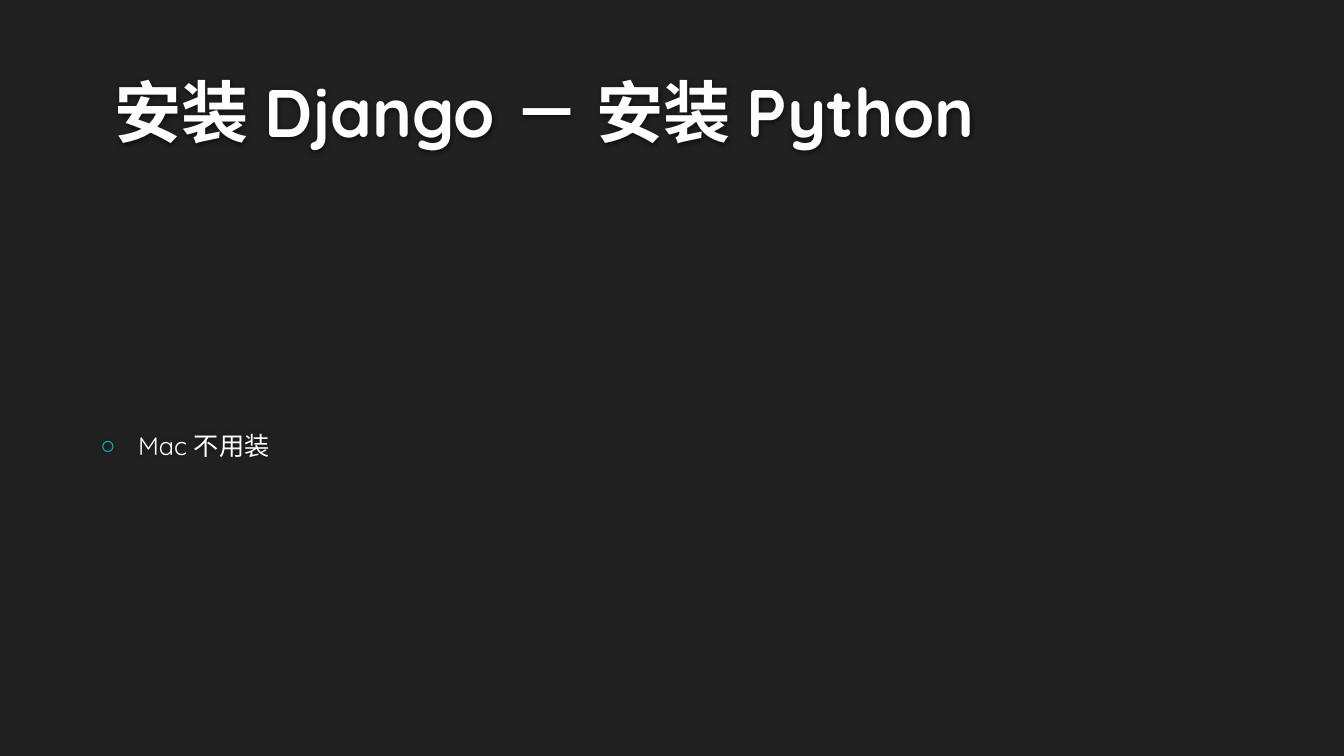
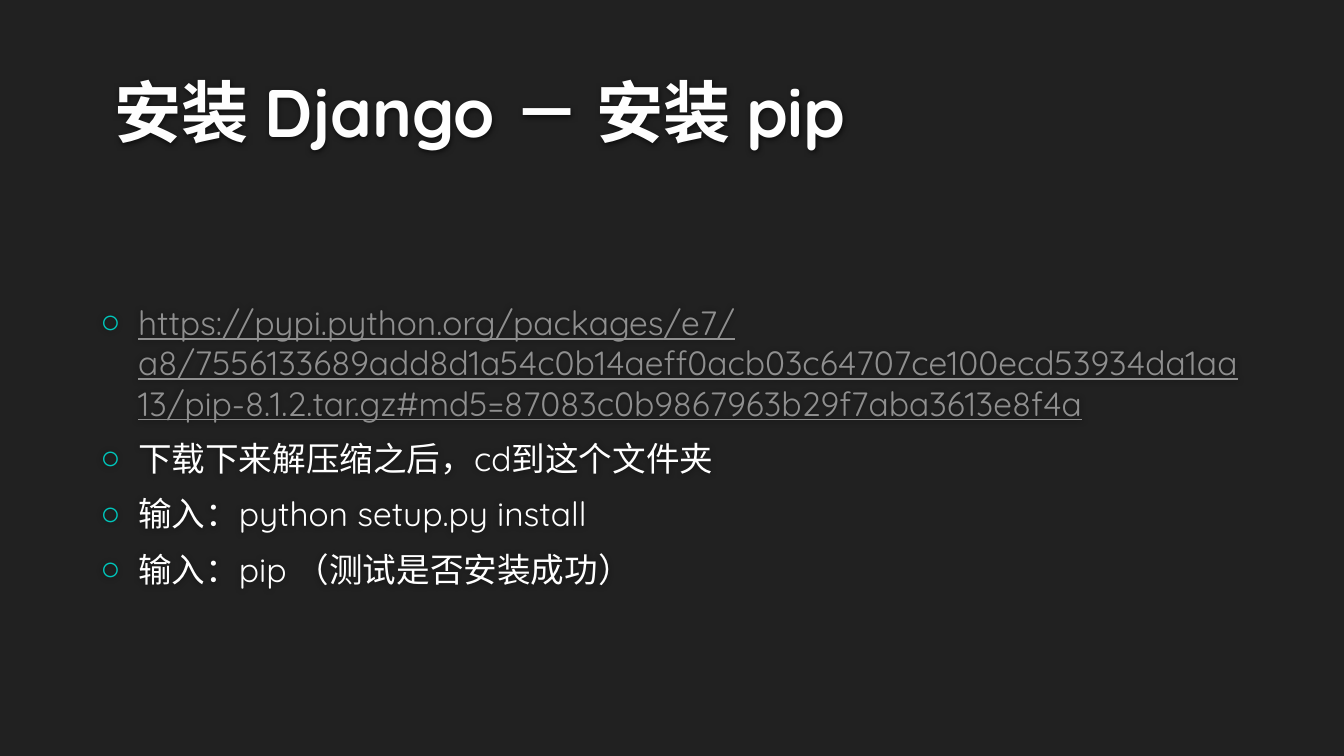
Before and after one commit to lzhbrian/Django-Lecture, a slide deck: slide 6 of 第一讲.pptx. Drawn at 1344x756 pixels with LibreOffice and Linux fonts; fonts in the diff are those of the drawing; background and template pictures are left out. Boxes give left, top, right and bottom in pixels: in the first picture for what was removed or moved away, otherwise in the second. Text is boxed around its words. In the diff, an @@ line names an element or a change of style, - is before the commit and + after.

```diff
--- a/第一讲.pptx
+++ b/第一讲.pptx
@@ title at (x1=115, y1=80, x2=846, y2=151): text changed @@
-安装 Django － 安装 Python
+安装 Django － 安装 pip
@@ text at (x1=138, y1=308, x2=1238, y2=589): text changed; size 18 to 24 pt; text colour #FFFFFF to #8F8F8F @@
-○ Mac 不用装
+○ https://pypi.python.org/packages/e7/a8/7556133689add8d1a54c0b14aeff0acb03c64707ce100ecd53934da1aa13/pip-8.1.2.tar.gz#md5=87083c0b9867963b29f7aba3613e8f4a
+○ 下载下来解压缩之后，cd到这个文件夹
+○ 输入：python setup.py install
+○ 输入：pip （测试是否安装成功）
```
Also in this commit, not shown: 2 other slides changed, 9 slides added.
